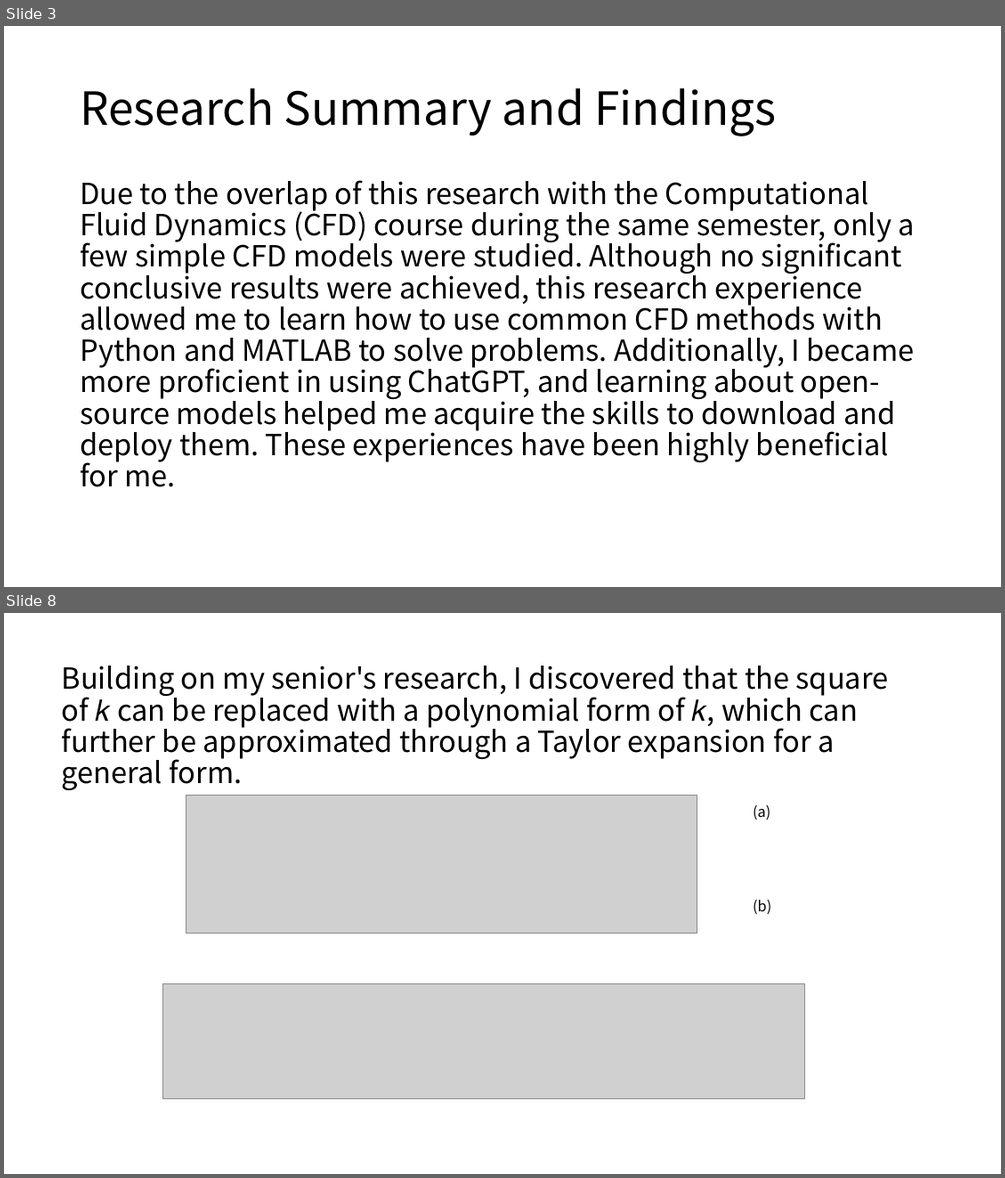
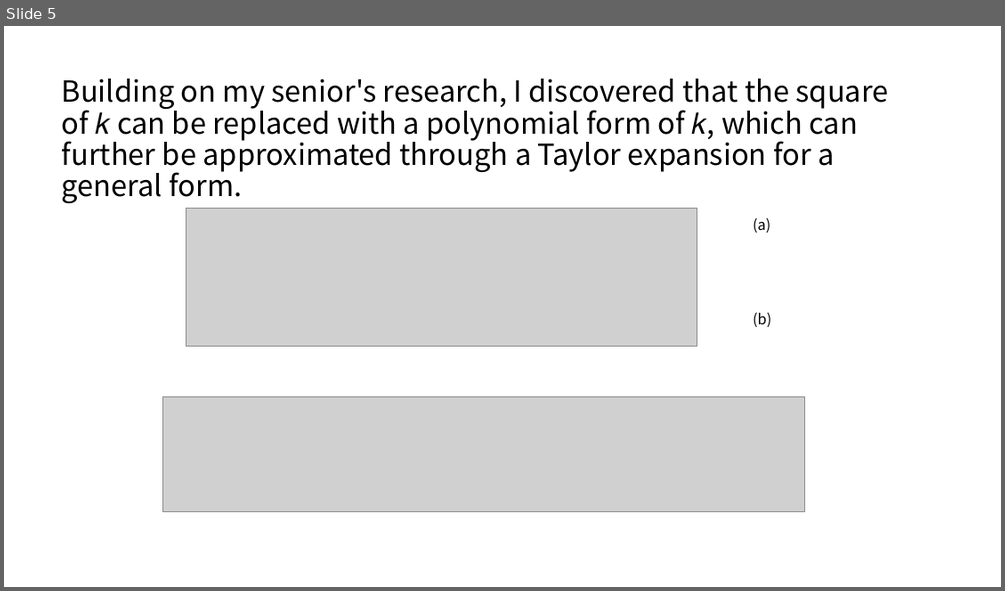
Before and after one commit to yangziang03/yangziang03.github.io, a slide deck: mypaper/thesis/Research2.pptx. Shown one above the other, each under a label of ours: slides 3 and 8 before the commit, slide 5 after it; the slides between them are not shown. The pictures are 1005x1178 and 1005x591 pixels, drawn with LibreOffice and Linux fonts; fonts in the diff are those of the drawing; grey boxes stand for pictures. Boxes give left, top, right and bottom in pixels: in the first picture for what was removed or moved away, otherwise in the second. Text is boxed around its words. In the diff, an @@ line names an element or a change of style, - is before the commit and + after.

```diff
--- a/mypaper/thesis/Research2.pptx
+++ b/mypaper/thesis/Research2.pptx
@@ slide 3 removed at [4,26,1001,587], background #FFFFFF @@
@@ title removed at [80,88,776,136] @@
-Research Summary and Findings
@@ text removed at [80,180,914,487] @@
-Due to the overlap of this research with the Computational Fluid Dynamics (CFD) course during the same semester, only a few simple CFD models were studied. Although no significant conclusive results were achieved, this research experience allowed me to learn how to use common CFD methods with Python and MATLAB to solve problems. Additionally, I became more proficient in using ChatGPT, and learning about open-source models helped me acquire the skills to download and deploy them. These experiences have been highly beneficial for me.
@@ what was slide 8 is now slide 5 @@
```
Also in this commit, not shown: 2 slides changed, 5 slides added, 4 other slides removed, 1 other file.
